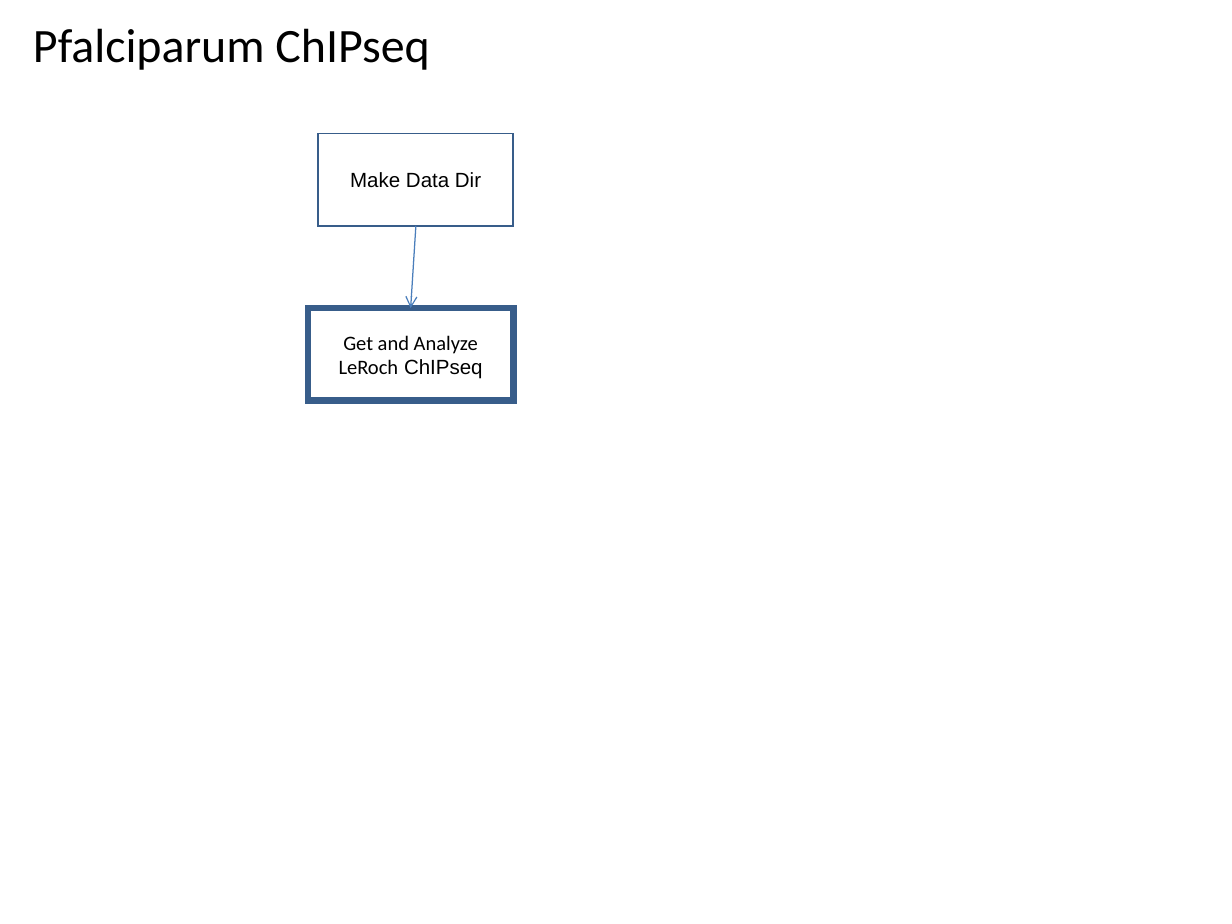
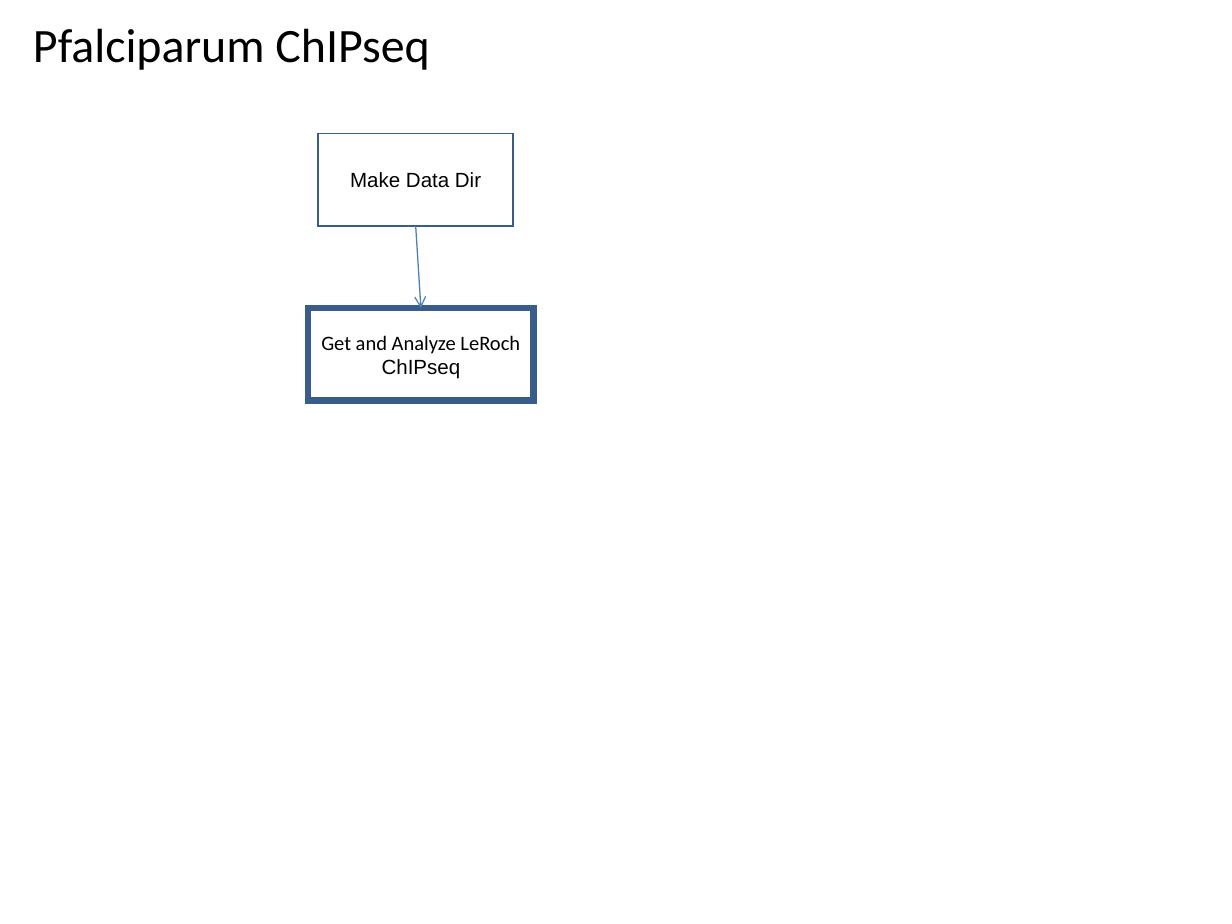
Before and after one commit to VEuPathDB/ApiCommonWorkflow, a slide deck: slide 15 of Main/doc/IntegratedWorkflow.ppt. Drawn at 1232x924 pixels with LibreOffice and Linux fonts; fonts in the diff are those of the drawing. Boxes give left, top, right and bottom in pixels: in the first picture for what was removed or moved away, otherwise in the second. Text is boxed around its words. In the diff, an @@ line names an element or a change of style, - is before the commit and + after.

```diff
--- a/Main/doc/IntegratedWorkflow.ppt
+++ b/Main/doc/IntegratedWorkflow.ppt
@@ arrow moved from (416, 225) - (410, 308) to (415, 225) - (421, 308) @@
@@ rectangle "Get and Analyze LeRoch ChIPseq": place and size @@
-rectangle "Get and Analyze LeRoch ChIPseq" at (308,308,514,400)
+rectangle "Get and Analyze LeRoch ChIPseq" at (308,308,533,400)
```
Also in this commit, not shown: 2 other slides changed, 2 other files.
